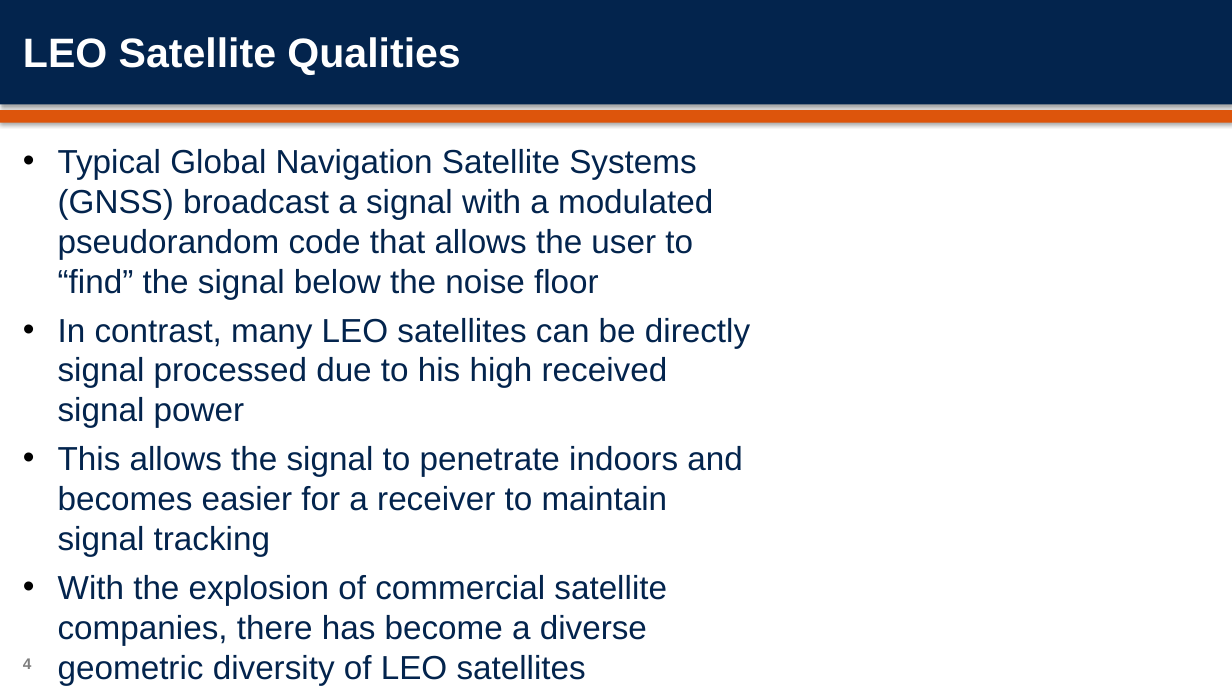
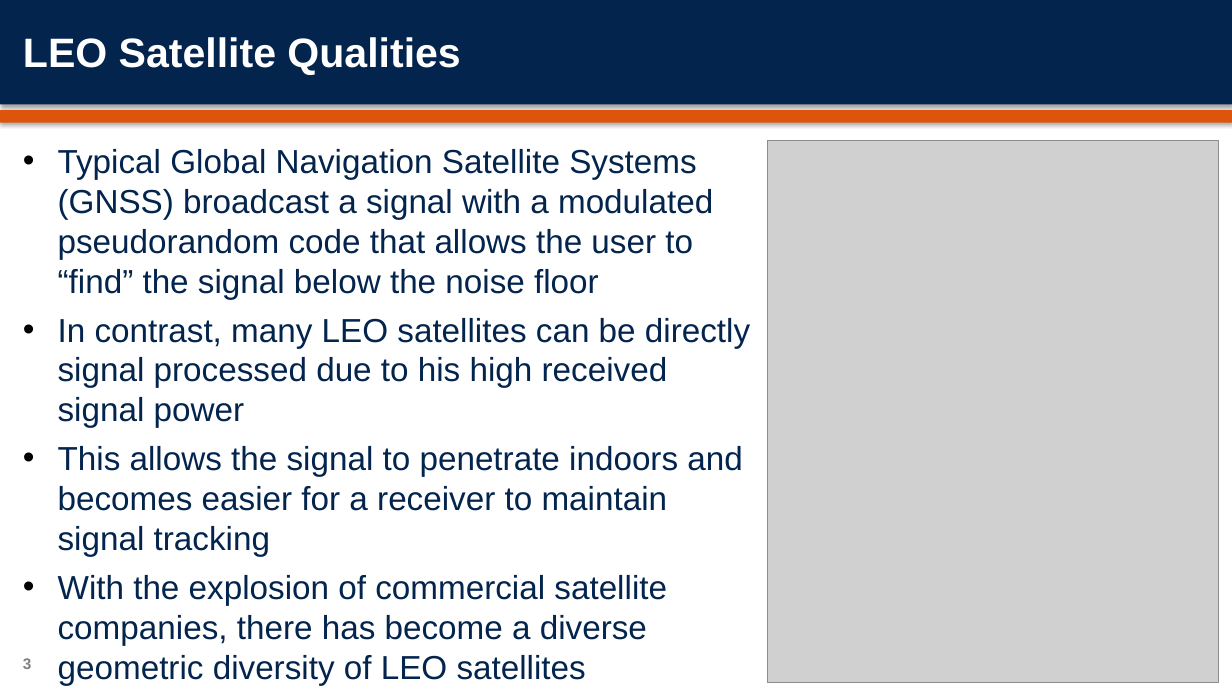
Before and after one commit to orenmillerrr/COMP-6600---Final-Project, a slide deck: slide 3 of submissions/presentation/Miller_Zins_Presentation.pptx (slide 4 before the commit). Drawn at 1232x693 pixels with LibreOffice and Linux fonts; fonts in the diff are those of the drawing; grey boxes stand for pictures; background and template pictures are left out. Boxes give left, top, right and bottom in pixels: in the first picture for what was removed or moved away, otherwise in the second. Text is boxed around its words. In the diff, an @@ line names an element or a change of style, - is before the commit and + after.

```diff
--- a/submissions/presentation/Miller_Zins_Presentation.pptx
+++ b/submissions/presentation/Miller_Zins_Presentation.pptx
@@ picture added at (768,140,1219,682) @@
@@ rectangle added at (1066,547,1223,688), fill #FFFFFF @@
@@ page number at (23,658,32,669): text changed @@
-4
+3
```
Also in this commit, not shown: 5 other slides changed, 3 slides added, 3 slides removed, 21 other files.
